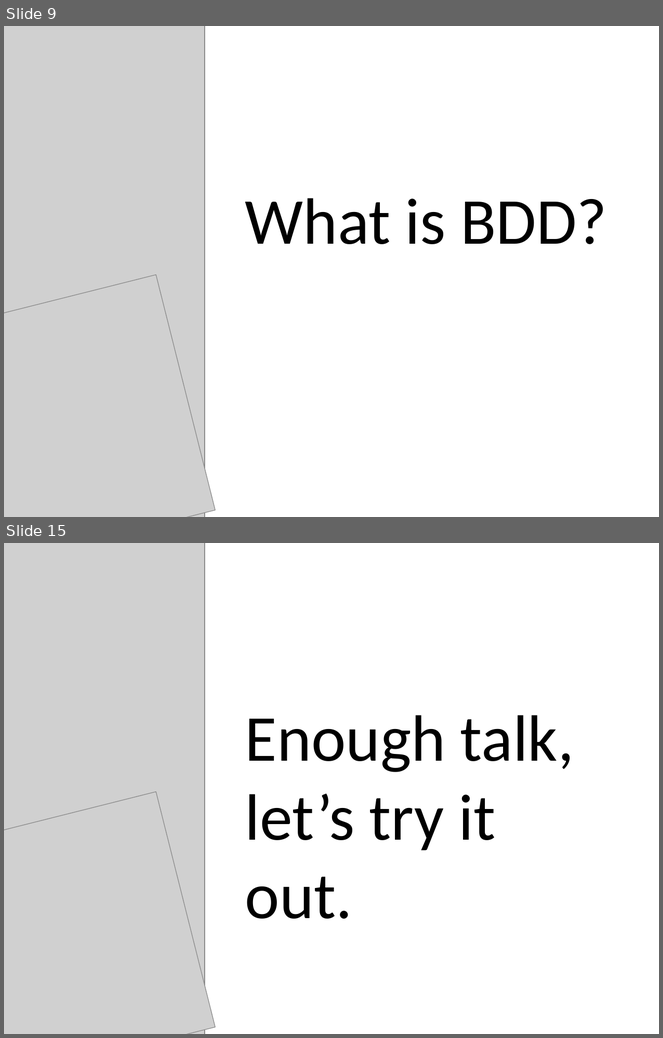
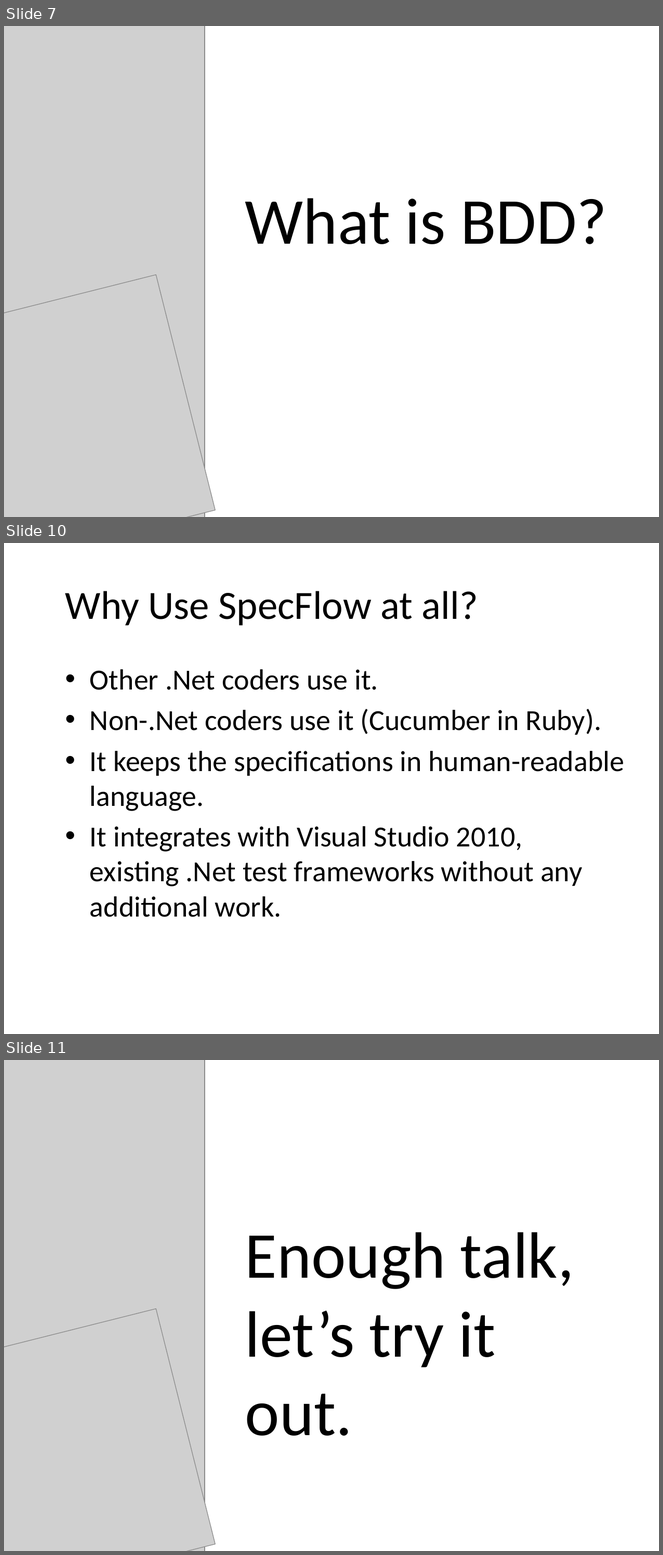
Before and after one commit to darrencauthon/SpecFlow-at-IowaCodeCamp, a slide deck: BDD and SpecFlow.pptx. Shown one above the other, each under a label of ours: slides 9 and 15 before the commit, slides 7, 10 and 11 after it; the slides between them are not shown. The pictures are 663x1038 and 663x1555 pixels, drawn with LibreOffice and Linux fonts; fonts in the diff are those of the drawing; grey boxes stand for pictures; background and template pictures are left out. Boxes give left, top, right and bottom in pixels: in the first picture for what was removed or moved away, otherwise in the second. Text is boxed around its words. In the diff, an @@ line names an element or a change of style, - is before the commit and + after.

```diff
--- a/BDD and SpecFlow.pptx
+++ b/BDD and SpecFlow.pptx
@@ slide 10 added at [4,543,659,1034], background picture (left out) @@
@@ title added at [65,591,478,626], 44 pt, text #000000 @@
+Why Use SpecFlow at all?
@@ text added at [90,669,624,917], 32 pt, text #000000 @@
+• Other .Net coders use it.
+• Non-.Net coders use it (Cucumber in Ruby).
+• It keeps the specifications in human-readable language.
+• It integrates with Visual Studio 2010, existing .Net test frameworks without any additional work.
@@ what was slide 9 is now slide 7 @@
@@ what was slide 15 is now slide 11 @@
```
Also in this commit, not shown: 7 slides changed, 1 other slide added, 5 slides removed.
